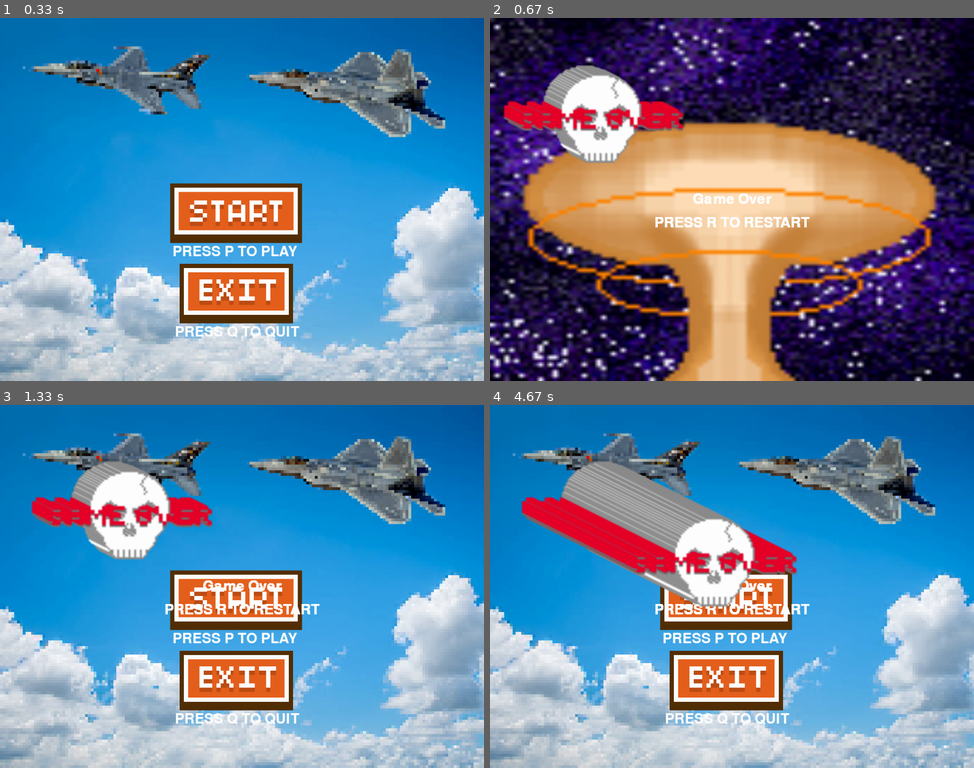
Above: before the commit, frames 1-4 (two rows, left to right).
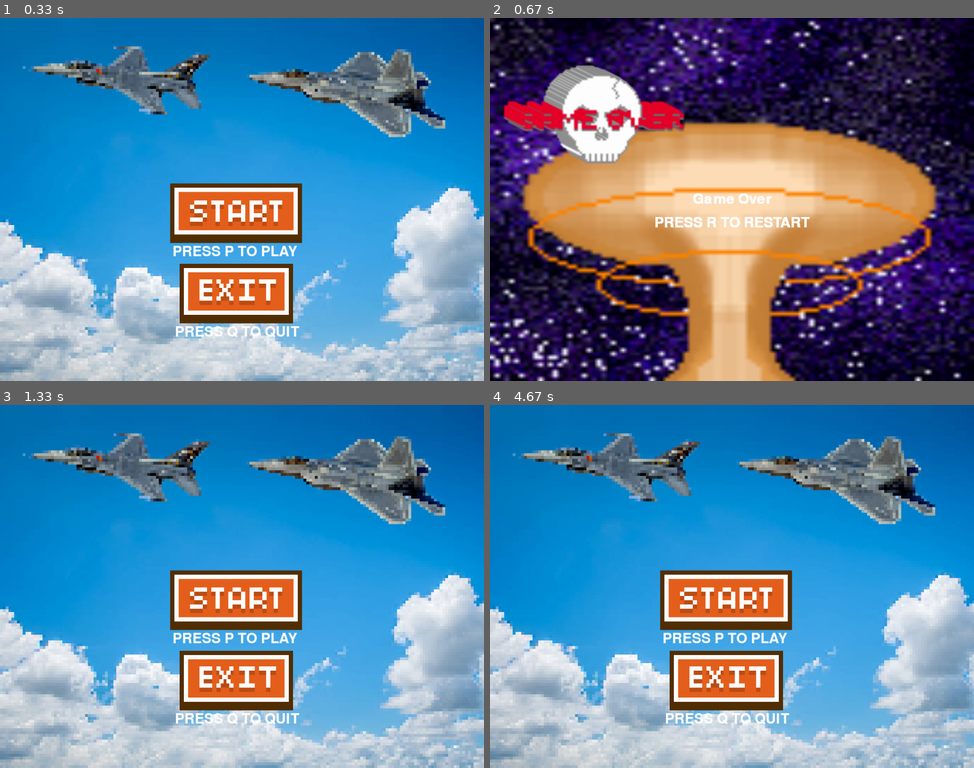
Above: after the commit, the same moments.

Repository: NezirNezirevic1054620/pygame_app
Game: pygame game, started from game.py
Same seed, same stepped clock (60 frames per second), same inputs: the game is played once before the commit and once after it.
Inputs:
- Up to frame 1 (0.33 s): no input
- Up to frame 2 (0.67 s): tap L at 0.33 s
- Up to frame 3 (1.33 s): hold R 0.67-1.13 s
- Up to frame 4 (4.67 s): no input

Frame 1 is identical in both runs. In frame 2, 1.0% of the frame differs, in the area x 6-41%, y 15-40%; in frame 3, 6.2%; in frame 4, 12%, in the area x 6-67%, y 15-58%.

Commit message:
ended the infinite loop in game_over_screen()

Diff:
--- a/view/screen.py
+++ b/view/screen.py
@@ -61,8 +61,22 @@
     # snelheid
     fl_speed_x = 2
     fl_speed_y = 1
+    gameover=True
 
-    while True:
+    while gameover:
+        # beweeg gameover_fl_img
+        fl_x += fl_speed_x
+        fl_y += fl_speed_y
+        # als gameover_fl_img buiten het scherm gaat, keert deze terug
+        if fl_x >= SCREEN_WIDTH:
+            fl_x = 0
+        if fl_y >= SCREEN_HEIGHT:
+            fl_y = 0
+
+        canvas.blit(game_over_text, game_over_rect)
+        canvas.blit(restart_text, restart_rect)
+        canvas.blit(gameover_fl_img, (fl_x, fl_y))
+        pygame.display.flip()
         for event in pygame.event.get():
             if event.type == pygame.QUIT:
                 pygame.quit()
@@ -71,21 +85,8 @@
                 if event.key == pygame.K_r:
                     start_screen(canvas, font, text_color)
                     pygame.display.flip()
+                    gameover=False
 
-        canvas.blit(game_over_text, game_over_rect)
-        canvas.blit(restart_text, restart_rect)
+
+
         pygame.display.flip()
-
-        # beweeg gameover_fl_img
-        fl_x += fl_speed_x
-        fl_y += fl_speed_y
-
-        # als gameover_fl_img buiten het scherm gaat, keert deze terug
-        if fl_x >= SCREEN_WIDTH:
-            fl_x = 0
-
-        if fl_y >= SCREEN_HEIGHT:
-            fl_y = 0
-
-        canvas.blit(gameover_fl_img, (fl_x, fl_y))
-        pygame.display.flip()
